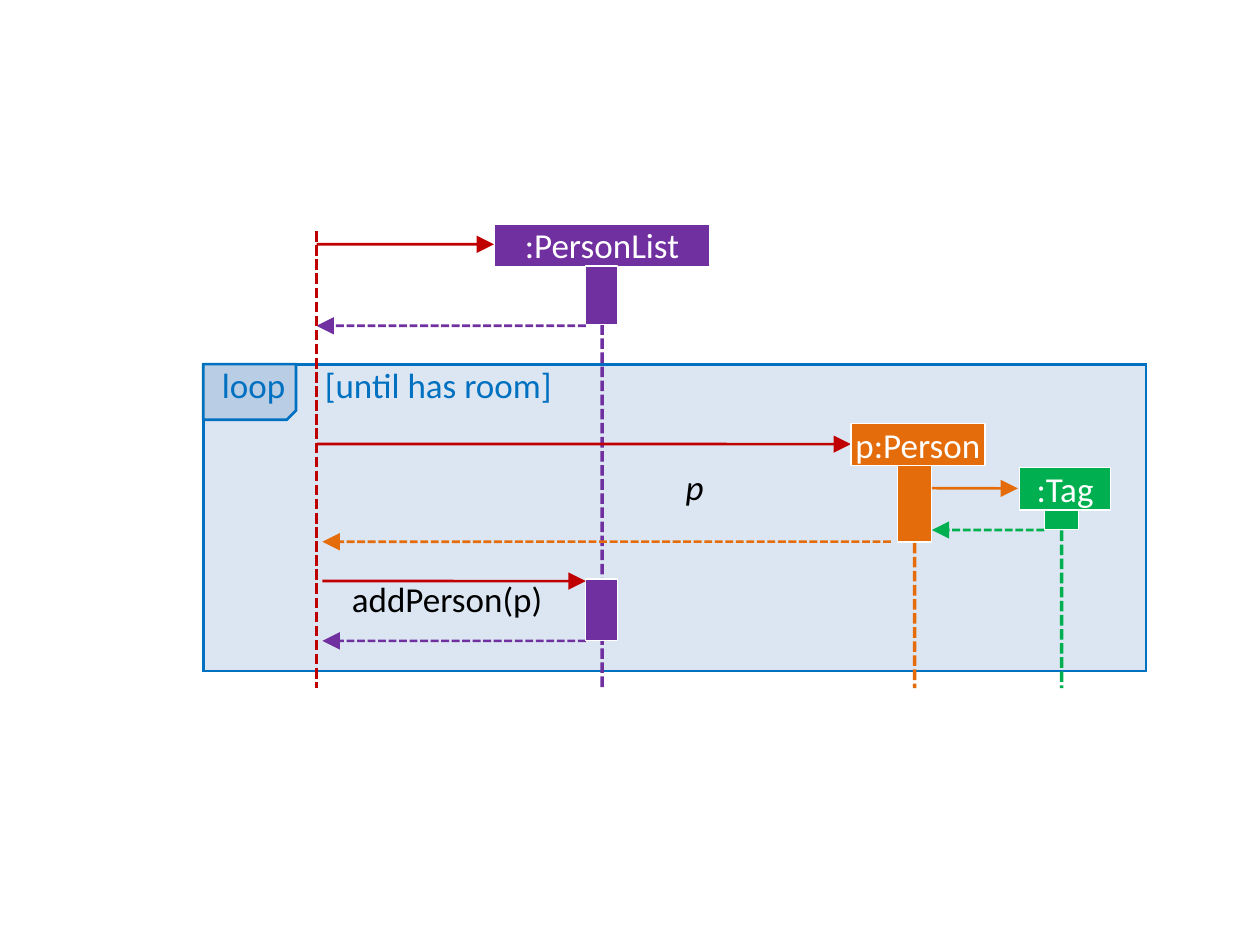
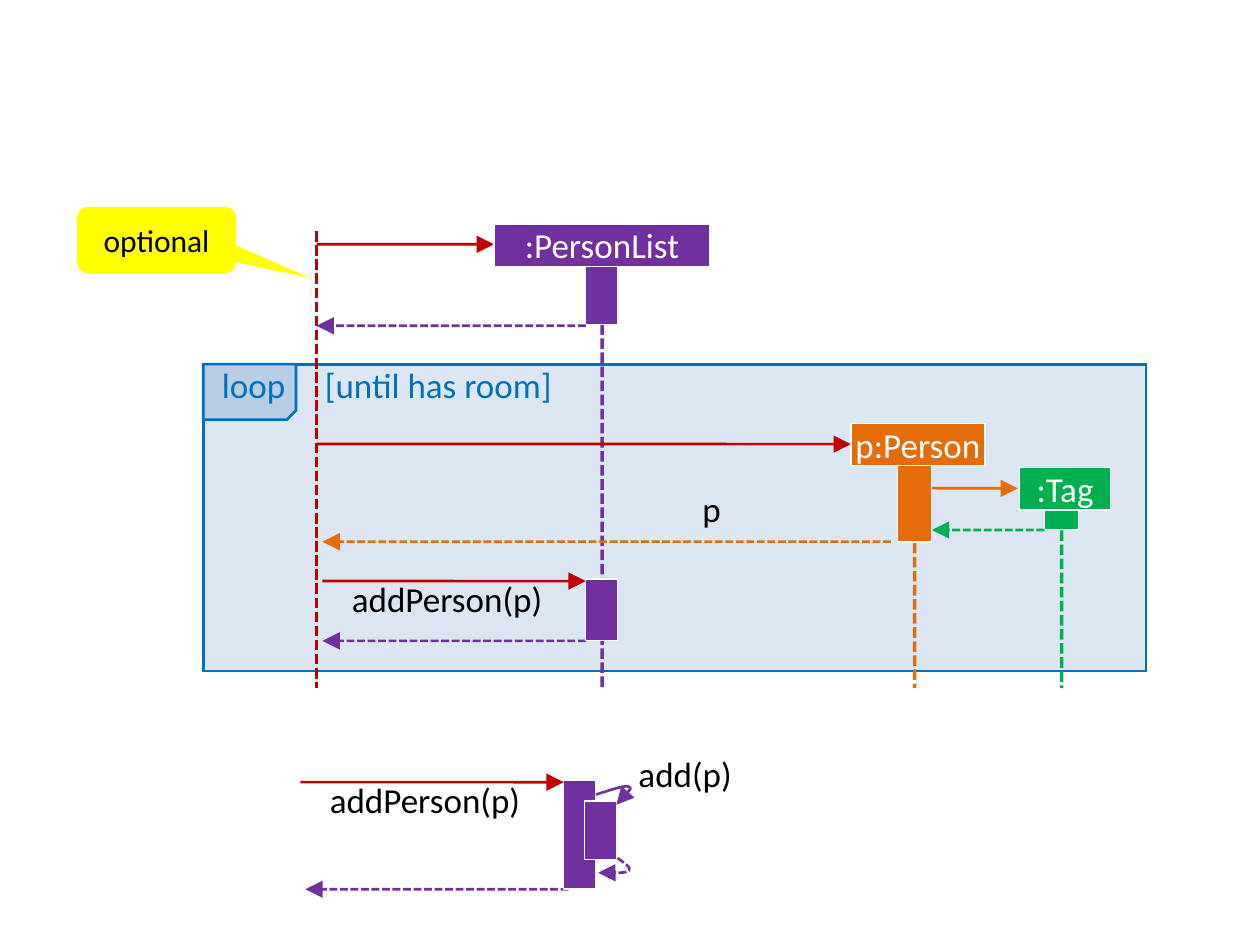
Before and after one commit to se-edu/se-book, a slide deck: slide 1 of diagrams/modelling/modellingBehaviours/sequenceDiagramsBasic/PersonEtc.pptx. Drawn at 1260x945 pixels with LibreOffice and Linux fonts; fonts in the diff are those of the drawing. Boxes give left, top, right and bottom in pixels: in the first picture for what was removed or moved away, otherwise in the second. Text is boxed around its words. In the diff, an @@ line names an element or a change of style, - is before the commit and + after.

```diff
--- a/diagrams/modelling/modellingBehaviours/sequenceDiagramsBasic/PersonEtc.pptx
+++ b/diagrams/modelling/modellingBehaviours/sequenceDiagramsBasic/PersonEtc.pptx
@@ rounded speech box added at box(77, 207, 236, 273), fill #FFFF00, 18 pt, text #000000 @@
+optional
@@ text "p": place and size @@
-text "p" at box(686, 483, 704, 506)
+text "p" at box(702, 505, 720, 528)
@@ text "p" at box(702, 505, 720, 528): italic off @@
@@ text added at box(638, 761, 731, 793), 20 pt, text #000000 @@
+add(p)
@@ arrow added from (300, 782) to (563, 782), #C00000 1.5 pt @@
@@ text added at box(330, 787, 520, 819), 20 pt, text #000000 @@
+addPerson(p)
@@ rectangle added at box(563, 780, 595, 890), fill #7030A0, outline #FFFFFF 0.75 pt @@
@@ rectangle added at box(585, 801, 616, 859), fill #7030A0, outline #FFFFFF 0.75 pt @@
@@ freeform shape added at box(596, 786, 630, 805), outline #7030A0 1.5 pt @@
@@ freeform shape added at box(598, 858, 630, 873), outline #7030A0 1.5 pt dashed @@
@@ arrow added from (568, 890) to (305, 890), #7030A0 1.5 pt dashed @@
```
Also in this commit, not shown: 1 other file.
